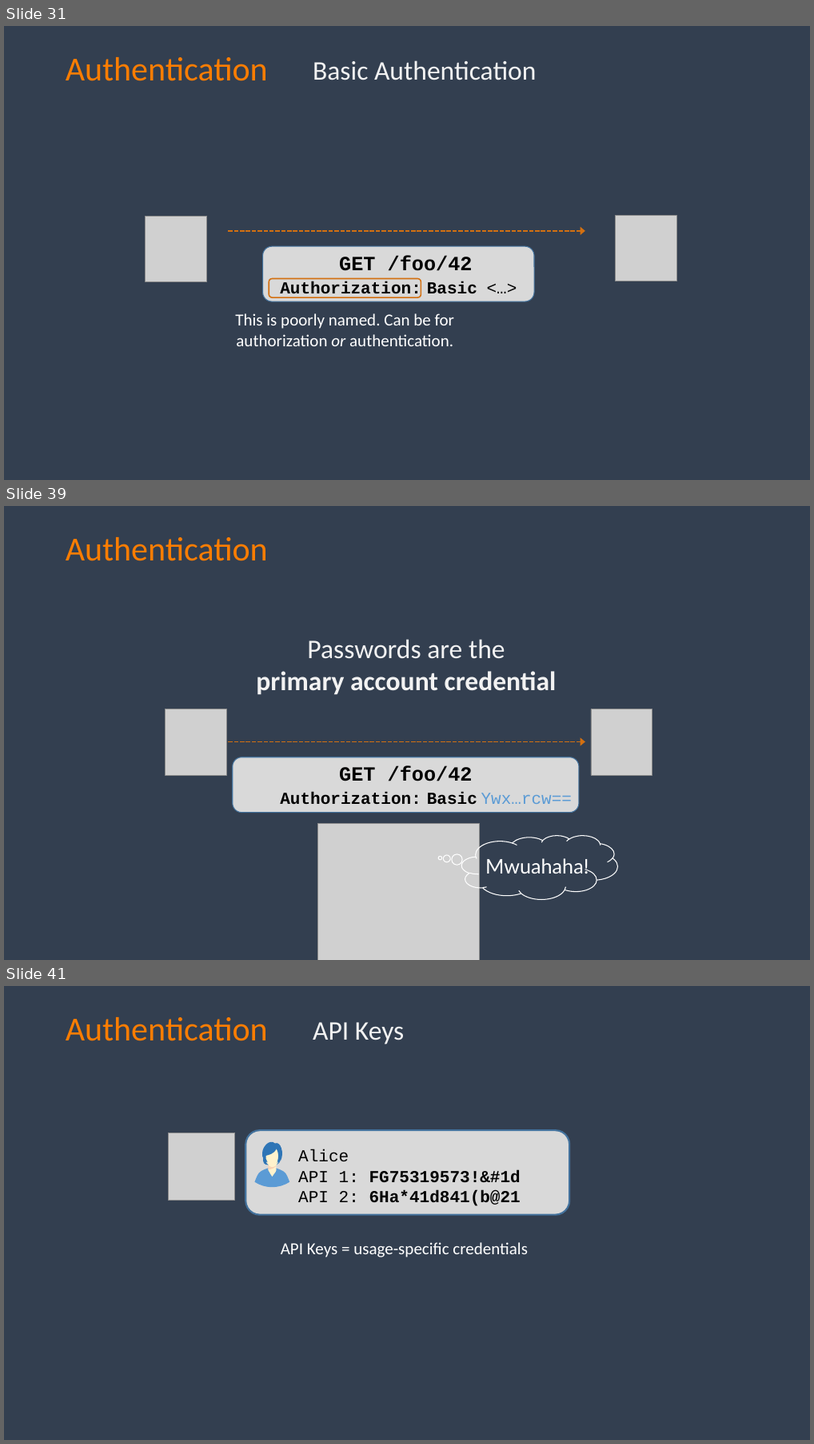
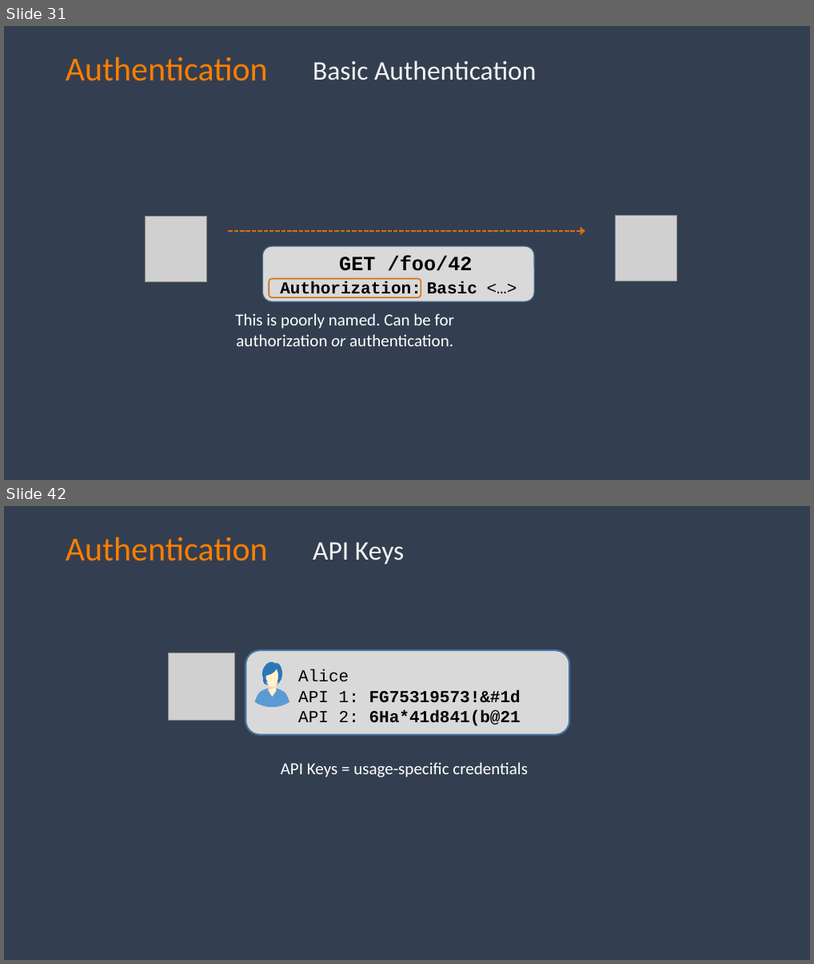
Before and after one commit to spetryjohnson/talk-PracticalAuthForDevs, a slide deck: Authentication for Non-Developers.pptx. Shown one above the other, each under a label of ours: slides 31, 39 and 41 before the commit, slides 31 and 42 after it; the slides between them are not shown. The pictures are 814x1444 and 814x964 pixels, drawn with LibreOffice and Linux fonts; fonts in the diff are those of the drawing; grey boxes stand for pictures; background and template pictures are left out. Boxes give left, top, right and bottom in pixels: in the first picture for what was removed or moved away, otherwise in the second. Text is boxed around its words. In the diff, an @@ line names an element or a change of style, - is before the commit and + after.

```diff
--- a/Authentication for Non-Developers.pptx
+++ b/Authentication for Non-Developers.pptx
@@ slide 39 removed at (x1=4, y1=506, x2=810, y2=960), background #333F50 @@
@@ text removed at (x1=66, y1=537, x2=268, y2=561) @@
-Authentication
@@ text removed at (x1=256, y1=639, x2=557, y2=695) @@
-Passwords are the
-primary account credential
@@ group removed at (x1=166, y1=709, x2=653, y2=812): 4 texts, 2 pictures, 1 rounded rectangle, 1 arrow @@
-GET /foo/42
-Authorization:
-Basic
-Ywx…rcw==
@@ picture removed at (x1=318, y1=824, x2=479, y2=960) @@
@@ thought cloud removed at (x1=462, y1=835, x2=618, y2=900) @@
@@ text removed at (x1=486, y1=858, x2=589, y2=873) @@
-Mwuahaha!
@@ what was slide 41 is now slide 42 @@
```
Also in this commit, not shown: 10 slides changed, 4 slides added.
